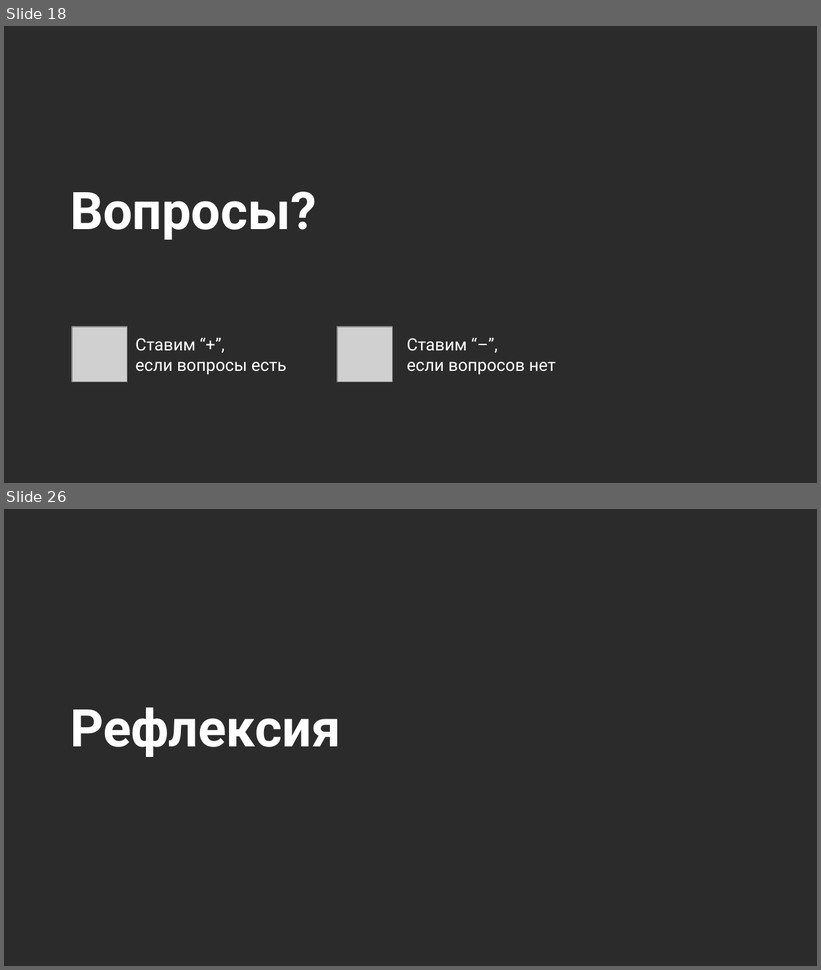
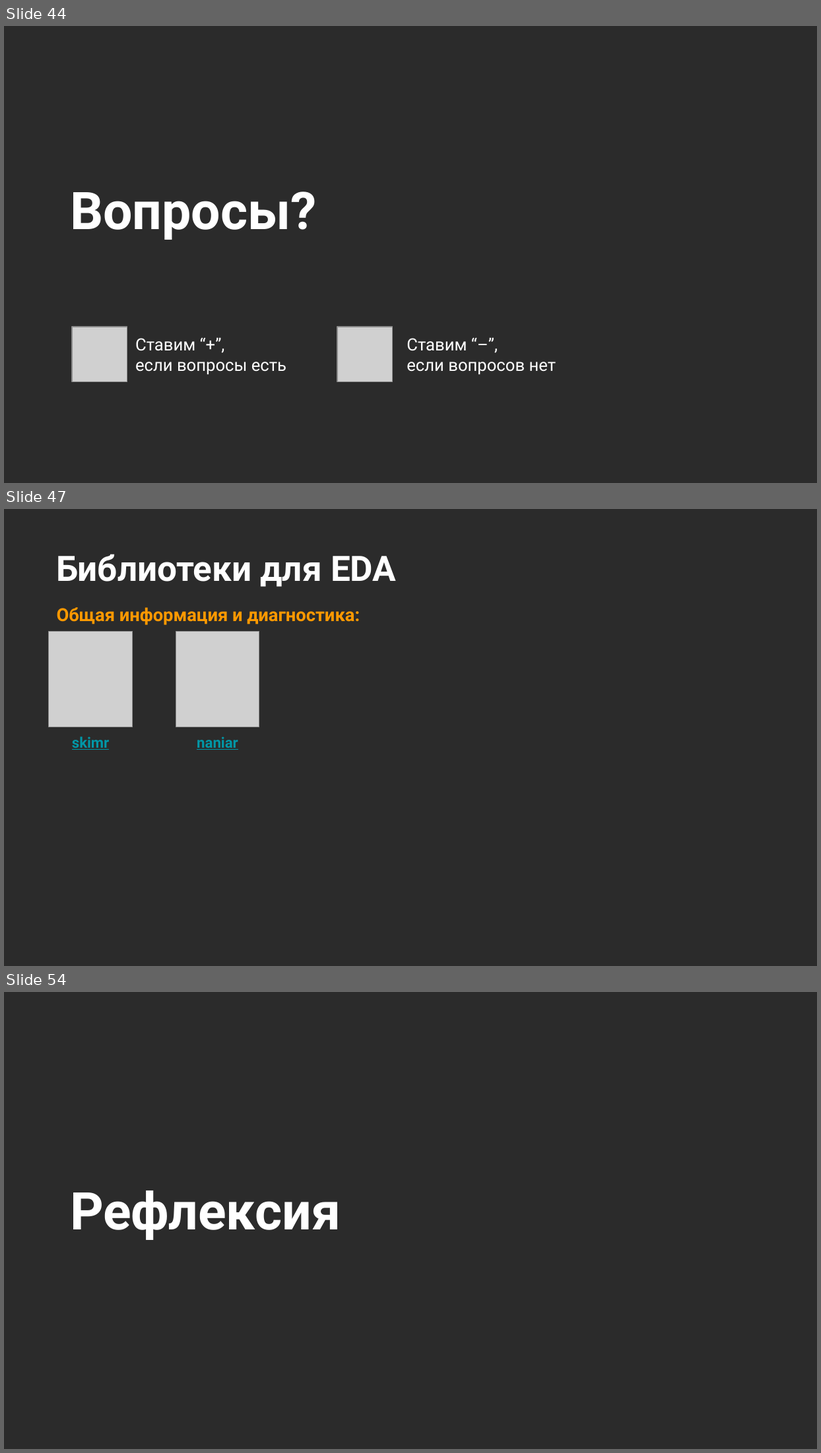
Before and after one commit to Marwolaeth/OTUS_R4DA, a slide deck: teaching/R4DA-EDA4ML.pptx. Shown one above the other, each under a label of ours: slides 18 and 26 before the commit, slides 44, 47 and 54 after it; the slides between them are not shown. The pictures are 821x970 and 821x1453 pixels, drawn with LibreOffice and Linux fonts; fonts in the diff are those of the drawing; grey boxes stand for pictures; background and template pictures are left out; a plain dark background stands for a picture behind light text. Boxes give left, top, right and bottom in pixels: in the first picture for what was removed or moved away, otherwise in the second. Text is boxed around its words. In the diff, an @@ line names an element or a change of style, - is before the commit and + after.

```diff
--- a/teaching/R4DA-EDA4ML.pptx
+++ b/teaching/R4DA-EDA4ML.pptx
@@ slide 47 added at (x1=4, y1=509, x2=817, y2=966), background picture (left out) @@
@@ title added at (x1=57, y1=554, x2=396, y2=587), 31 pt, text #FFFFFF, bold @@
+Библиотеки для EDA
@@ text added at (x1=57, y1=607, x2=360, y2=625), 16 pt, text #FF9900, bold @@
+Общая информация и диагностика:
@@ picture added at (x1=49, y1=631, x2=133, y2=727) @@
@@ picture added at (x1=176, y1=631, x2=259, y2=727) @@
@@ text added at (x1=72, y1=737, x2=109, y2=750), 13 pt, text #0097A7, bold, underline @@
+skimr
@@ text added at (x1=197, y1=737, x2=238, y2=750), 13 pt, text #0097A7, bold, underline @@
+naniar
@@ what was slide 18 is now slide 44 @@
@@ what was slide 26 is now slide 54 @@
```
Also in this commit, not shown: 1 slide changed, 46 other slides added, 29 slides removed, 4 other files.
